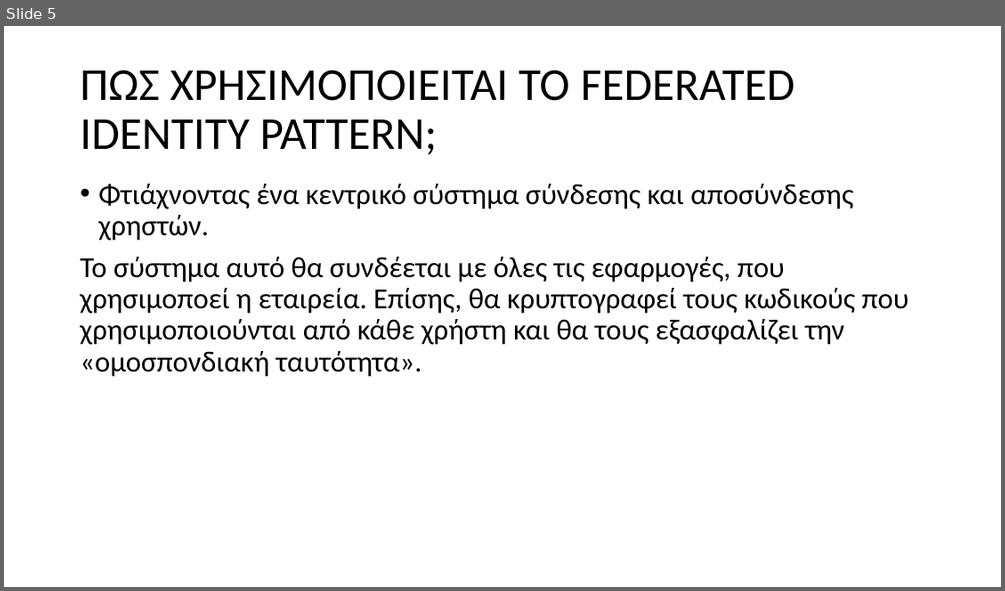
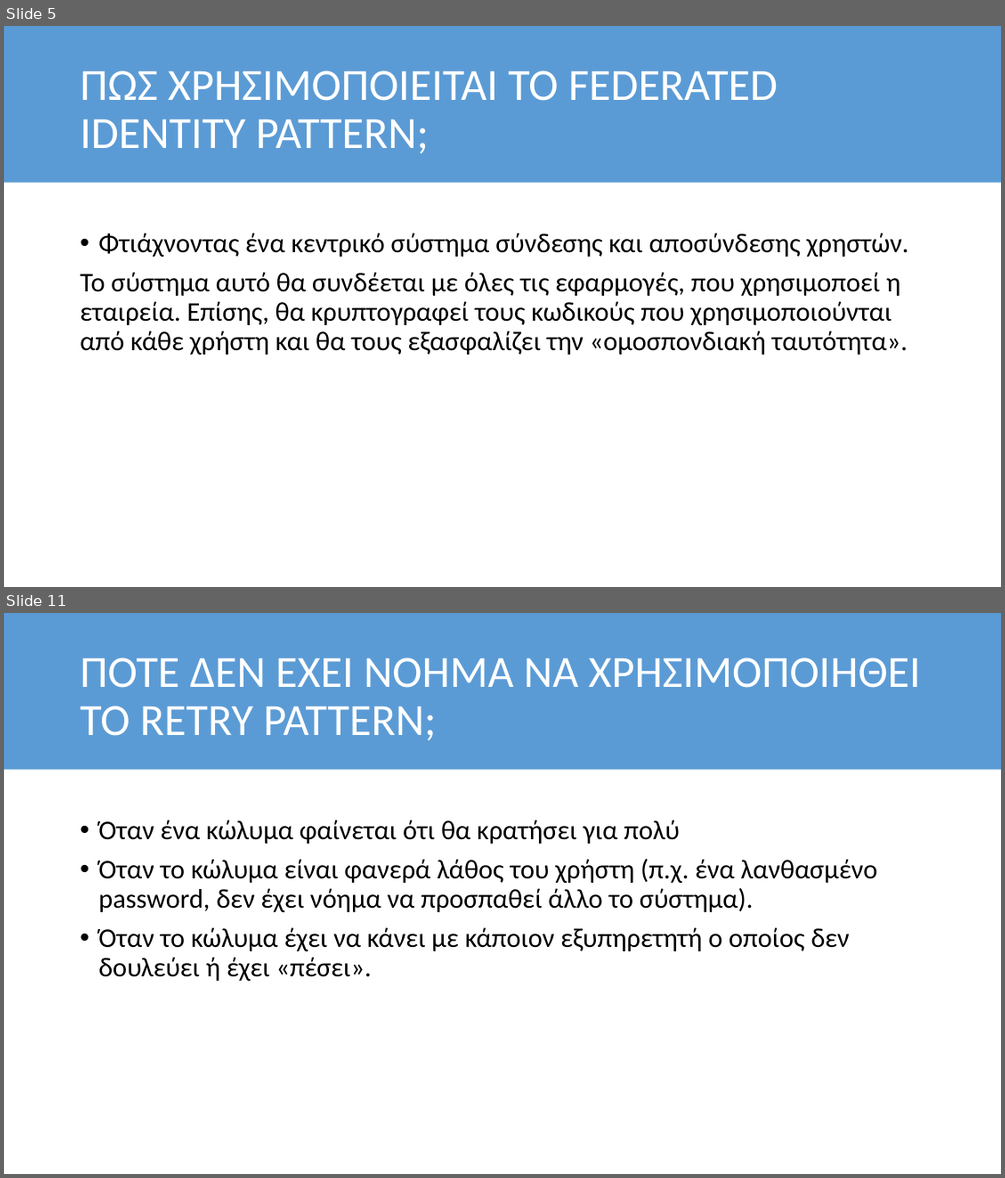
Before and after one commit to GeorgeMC2610/Design-Patterns, a slide deck: Exercise 3/Microsoft Design Patterns/Microsoft Design Patterns.pptx. Shown one above the other, each under a label of ours: slide 5 before the commit, slides 5 and 11 after it; the slides between them are not shown. The pictures are 1005x591 and 1005x1178 pixels, drawn with LibreOffice and Linux fonts; fonts in the diff are those of the drawing. Boxes give left, top, right and bottom in pixels: in the first picture for what was removed or moved away, otherwise in the second. Text is boxed around its words. In the diff, an @@ line names an element or a change of style, - is before the commit and + after.

```diff
--- a/Exercise 3/Microsoft Design Patterns/Microsoft Design Patterns.pptx
+++ b/Exercise 3/Microsoft Design Patterns/Microsoft Design Patterns.pptx
@@ slide 11 added at bbox=[4, 613, 1001, 1174], background #FFFFFF @@
@@ rectangle added at bbox=[4, 613, 1001, 770], fill #5B9BD5 @@
@@ title added at bbox=[80, 657, 921, 740], 43 pt, text #FFFFFF @@
+ΠΟΤΕ ΔΕΝ ΕΧΕΙ ΝΟΗΜΑ ΝΑ ΧΡΗΣΙΜΟΠΟΙΗΘΕΙ ΤΟ RETRY PATTERN;
@@ text added at bbox=[98, 819, 878, 981], 26 pt, text #000000 @@
+• Όταν ένα κώλυμα φαίνεται ότι θα κρατήσει για πολύ
+• Όταν το κώλυμα είναι φανερά λάθος του χρήστη (π.χ. ένα λανθασμένο password, δεν έχει νόημα να προσπαθεί άλλο το σύστημα).
+• Όταν το κώλυμα έχει να κάνει με κάποιον εξυπηρετητή ο οποίος δεν δουλεύει ή έχει «πέσει».
@@ slide 5 changed as well @@
@@ rectangle added at bbox=[4, 26, 1001, 183], fill #5B9BD5 @@
@@ title "ΠΩΣ ΧΡΗΣΙΜΟΠΟΙΕΙΤΑΙ ΤΟ FEDERATED IDENTITY ..." at bbox=[80, 70, 777, 153]: size 44 to 43 pt, text colour #000000 to #FFFFFF @@
@@ text "Φτιάχνοντας ένα κεντρικό σύστημα σύνδεσης ...": place and size @@
-text "Φτιάχνοντας ένα κεντρικό σύστημα σύνδεσης ..." at bbox=[80, 184, 909, 377]
+text "Φτιάχνοντας ένα κεντρικό σύστημα σύνδεσης ..." at bbox=[80, 232, 909, 354]
@@ text "Φτιάχνοντας ένα κεντρικό σύστημα σύνδεσης ..." at bbox=[80, 232, 909, 354]: size 28 to 26 pt @@
```
Also in this commit, not shown: 4 other slides changed, 8 other slides added, 1 slide removed.
